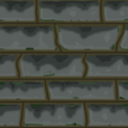
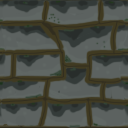
Layers edited between the first and the second 128 × 128 image:
added group "Var3" with 5 layers above "Var 2" over bbox(0, 0, 128, 128)
added layer "Layer 13" in group "Var3" over bbox(9, 0, 127, 128)
added layer "Layer 9" in group "Var3" over bbox(0, 0, 128, 128)
added layer "Layer 12" in group "Var3" over bbox(1, 10, 125, 127)
added layer "Layer 11" in group "Var3" over bbox(0, 0, 128, 118)
added layer "Layer 10" in group "Var3" over bbox(0, 0, 128, 128)
added group "Var 2" with 6 layers above "var_!" over bbox(0, 0, 128, 128)
added layer "Layer 8" in group "Var 2" over bbox(14, 0, 116, 127)
added layer "Layer 4" in group "Var 2" over bbox(0, 0, 127, 128)
added layer "Layer 7" in group "Var 2" over bbox(5, 10, 127, 127)
added layer "Layer 6" in group "Var 2" over bbox(1, 0, 128, 108)
added layer "Layer 5" in group "Var 2" over bbox(0, 0, 128, 118)
added layer "Layer 3" in group "Var 2" over bbox(0, 0, 128, 128)
added group "var_!" with 6 layers above "Background" over bbox(0, 0, 128, 128)
moved "seams" into group "var_!" over bbox(0, 0, 128, 128)
moved "color" into group "var_!" over bbox(0, 0, 128, 128)
